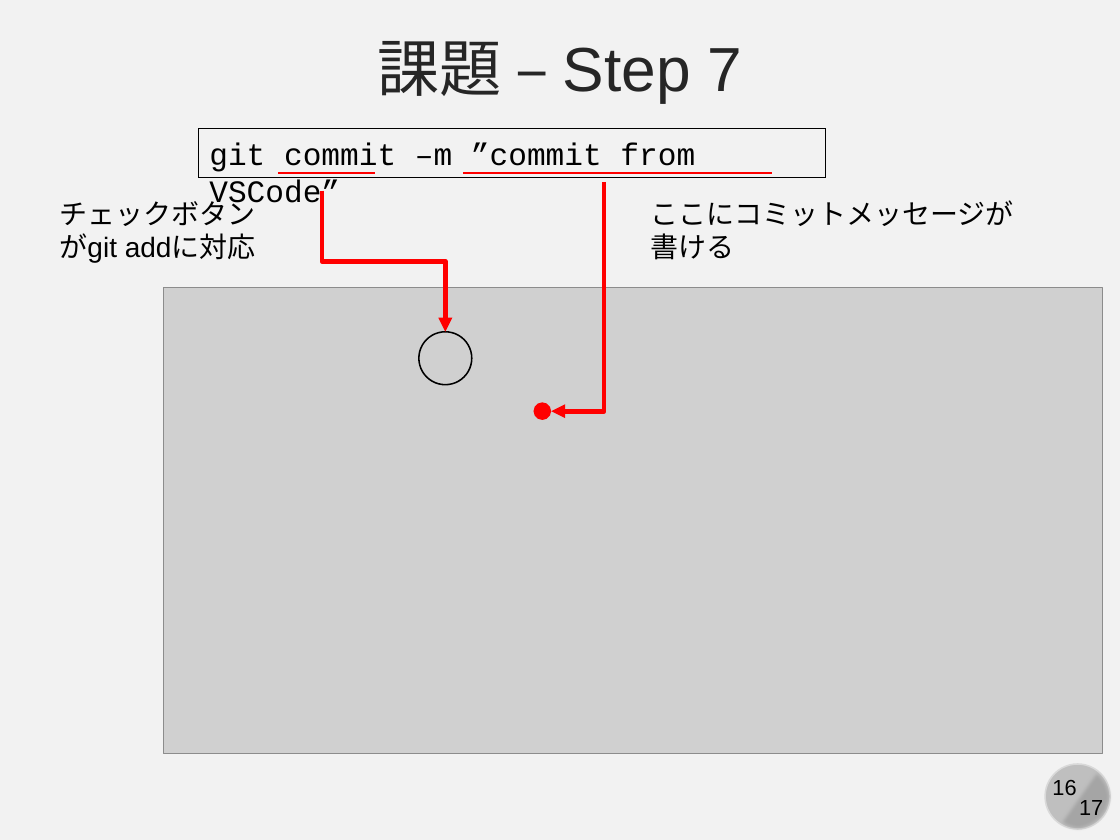
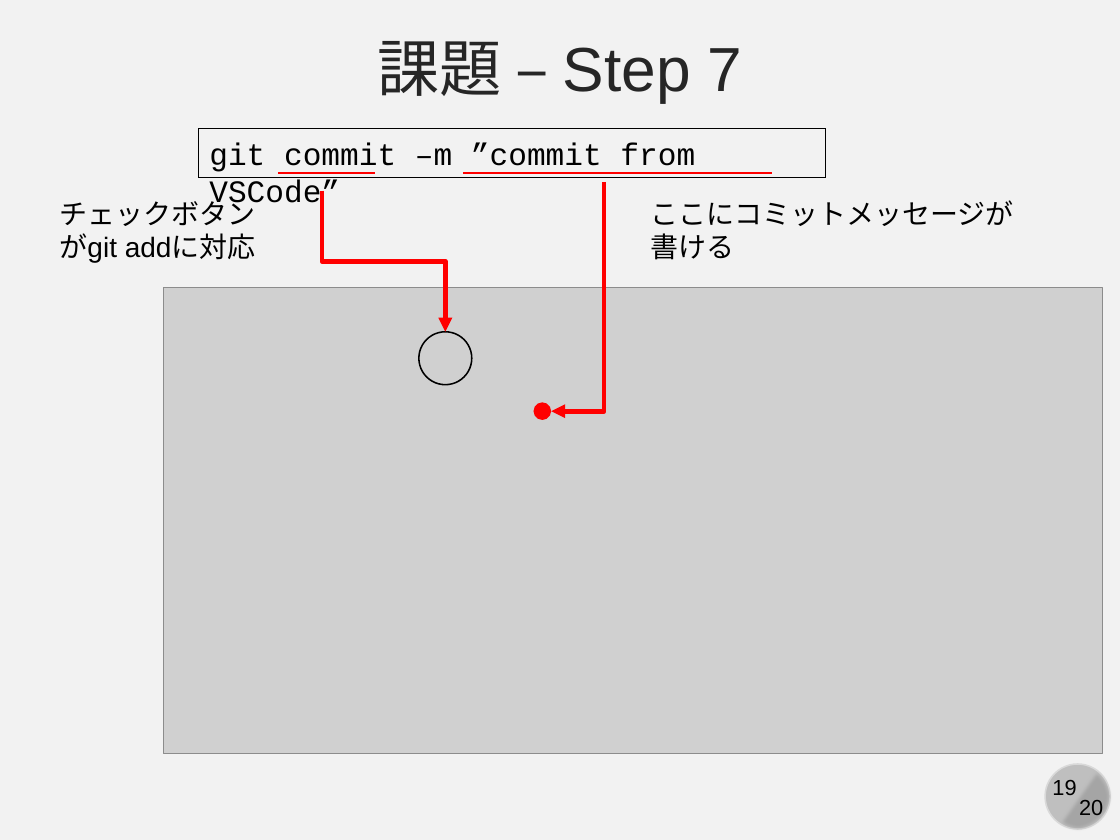
Before and after one commit to kaityo256/github, a slide deck: slide 19 of practice_basic/fig/slide.pptx (slide 16 before the commit). Drawn at 1120x840 pixels with LibreOffice and Linux fonts; fonts in the diff are those of the drawing; grey boxes stand for pictures. Boxes give left, top, right and bottom in pixels: in the first picture for what was removed or moved away, otherwise in the second. Text is boxed around its words. In the diff, an @@ line names an element or a change of style, - is before the commit and + after.

```diff
--- a/practice_basic/fig/slide.pptx
+++ b/practice_basic/fig/slide.pptx
@@ page number at box(1052, 780, 1076, 795): text changed @@
-16
+19
@@ text at box(1079, 800, 1103, 820): text changed @@
-17
+20
```
Also in this commit, not shown: 16 other slides changed, 3 slides added.
